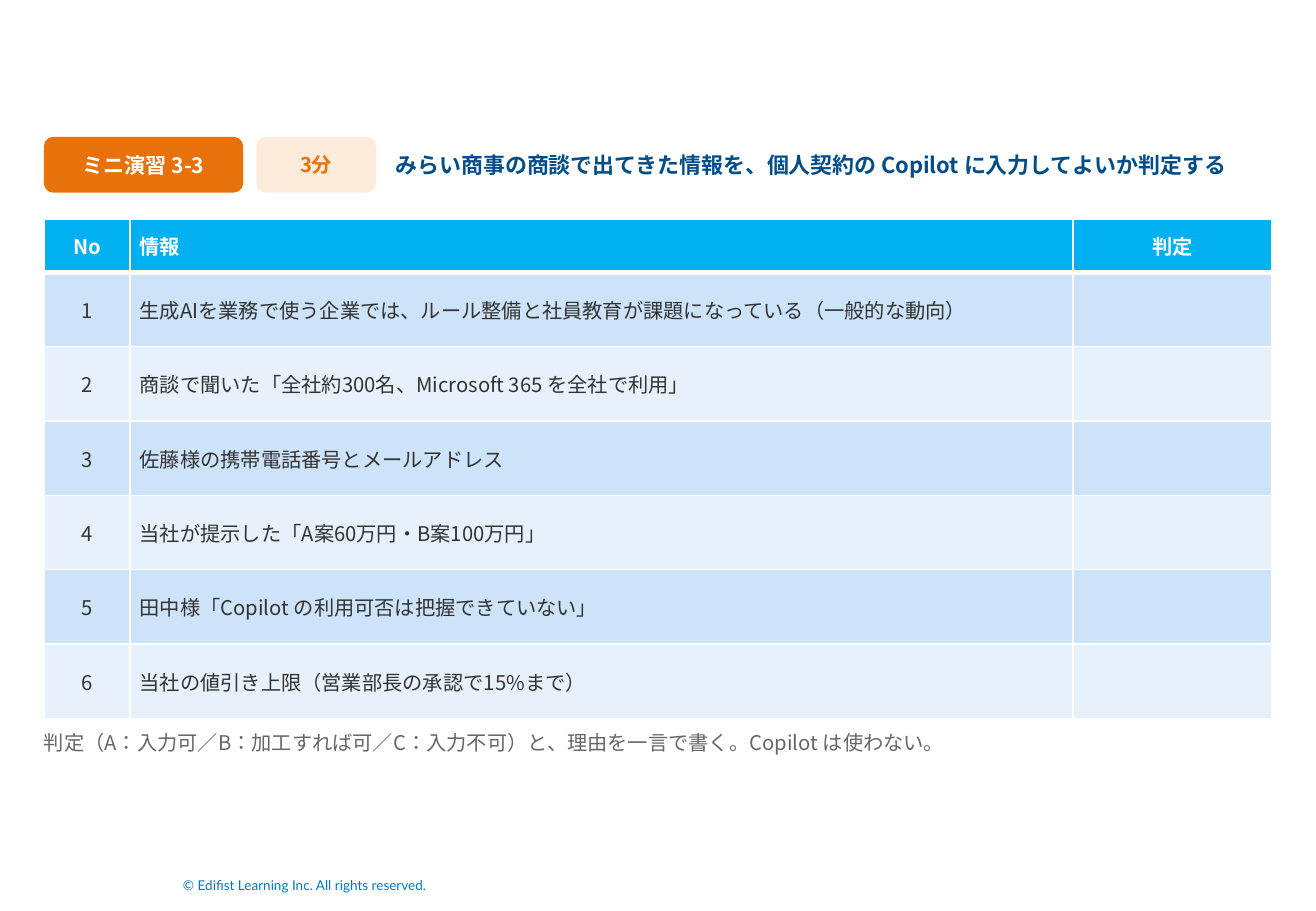
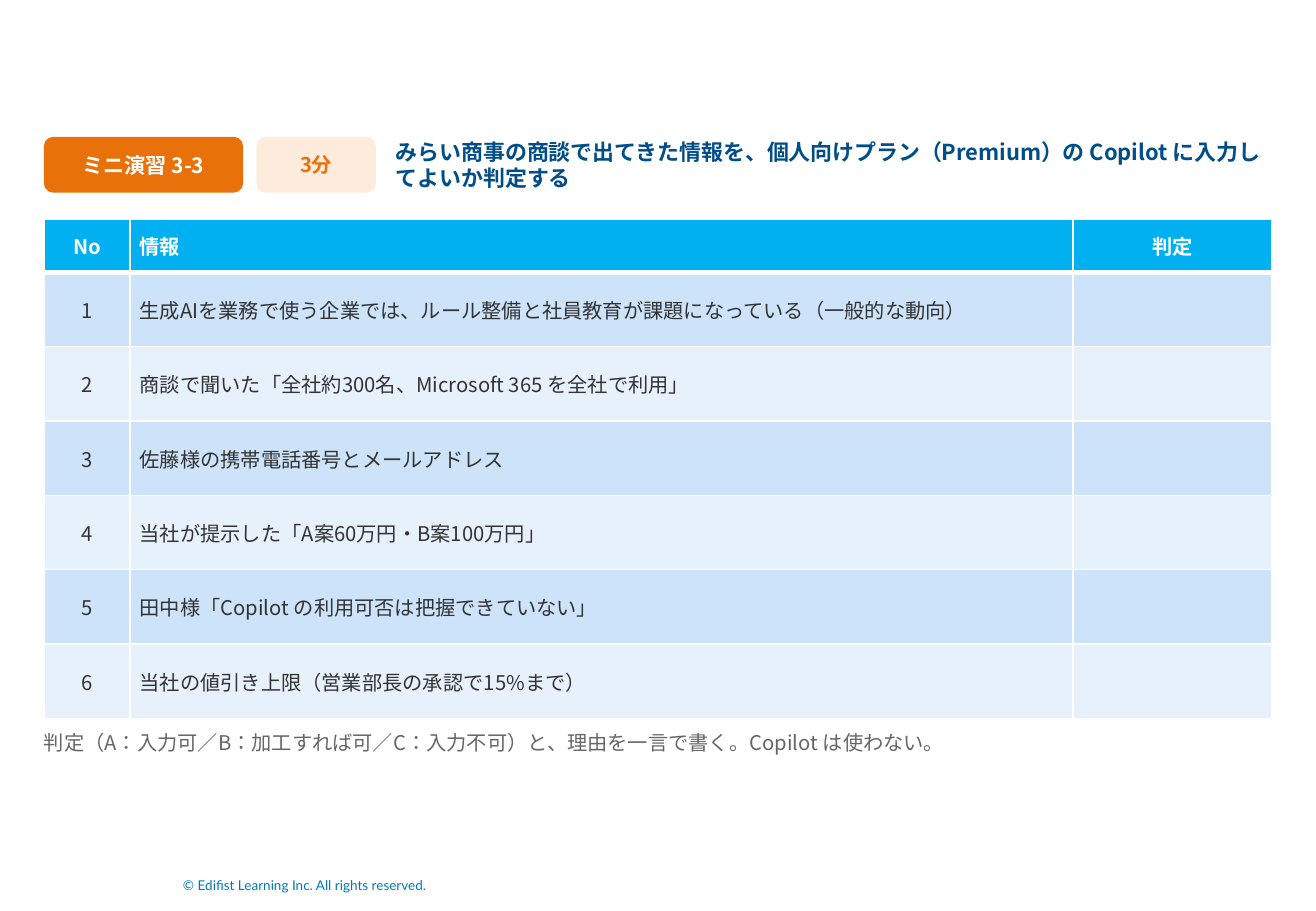
Before and after one commit to Takahashi-eiji-0708/work2026, a slide deck: slide 57 of slides/ソリューション営業のための生成AIセキュア活用実践.pptx. Drawn at 1316x911 pixels with LibreOffice and Linux fonts; fonts in the diff are those of the drawing; background and template pictures are left out. Boxes give left, top, right and bottom in pixels: in the first picture for what was removed or moved away, otherwise in the second. Text is boxed around its words. In the diff, an @@ line names an element or a change of style, - is before the commit and + after.

```diff
--- a/slides/ソリューション営業のための生成AIセキュア活用実践.pptx
+++ b/slides/ソリューション営業のための生成AIセキュア活用実践.pptx
@@ text at <box>396,141,1261,188</box>: text changed @@
-みらい商事の商談で出てきた情報を、個人契約の Copilot に入力してよいか判定する
+みらい商事の商談で出てきた情報を、個人向けプラン（Premium）の Copilot に入力してよいか判定する
```
Also in this commit, not shown: 6 other slides changed, 19 other files.
